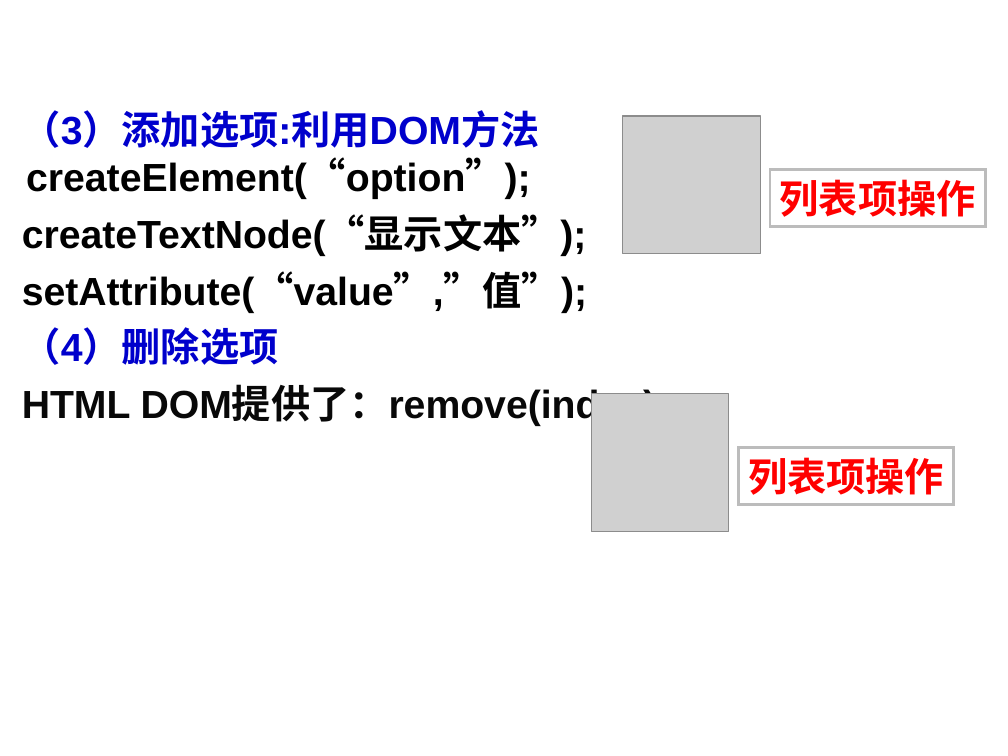
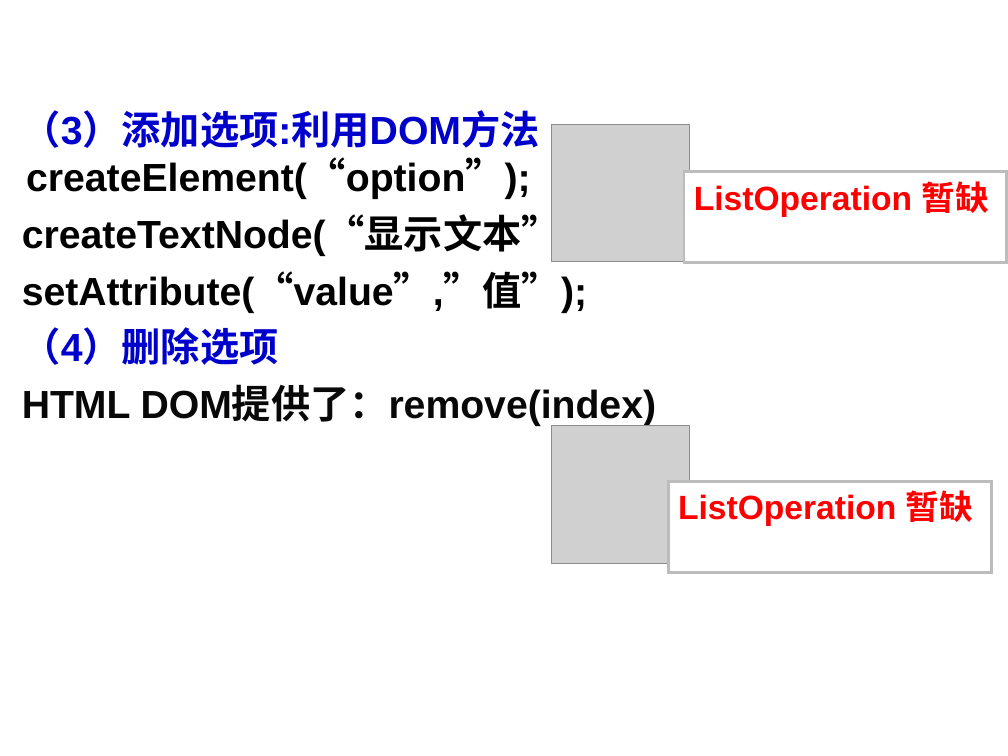
Before and after one commit to lxn56975/webdev, a slide deck: slide 128 of Chapter4Javascript.ppt. Drawn at 1008x756 pixels with LibreOffice and Linux fonts; fonts in the diff are those of the drawing; grey boxes stand for pictures; background and template pictures are left out. Boxes give left, top, right and bottom in pixels: in the first picture for what was removed or moved away, otherwise in the second. Text is boxed around its words. In the diff, an @@ line names an element or a change of style, - is before the commit and + after.

```diff
--- a/Chapter4Javascript.ppt
+++ b/Chapter4Javascript.ppt
@@ picture moved from (x1=623, y1=116, x2=760, y2=253) to (x1=551, y1=124, x2=688, y2=261) @@
@@ rectangle "ListOperation 暂缺" resized from (x1=770, y1=169, x2=986, y2=227) to (x1=684, y1=171, x2=1007, y2=262) @@
@@ text in rectangle at (x1=694, y1=181, x2=989, y2=217): text changed; size 28 to 24 pt @@
-列表项操作
+ListOperation 暂缺
@@ picture moved from (x1=592, y1=394, x2=729, y2=531) to (x1=551, y1=425, x2=688, y2=562) @@
@@ rectangle "ListOperation 暂缺" resized from (x1=738, y1=448, x2=954, y2=505) to (x1=668, y1=481, x2=991, y2=572) @@
@@ text in rectangle at (x1=678, y1=490, x2=973, y2=526): text changed; size 28 to 24 pt @@
-列表项操作
+ListOperation 暂缺
```
Also in this commit, not shown: 1 other slide changed.
